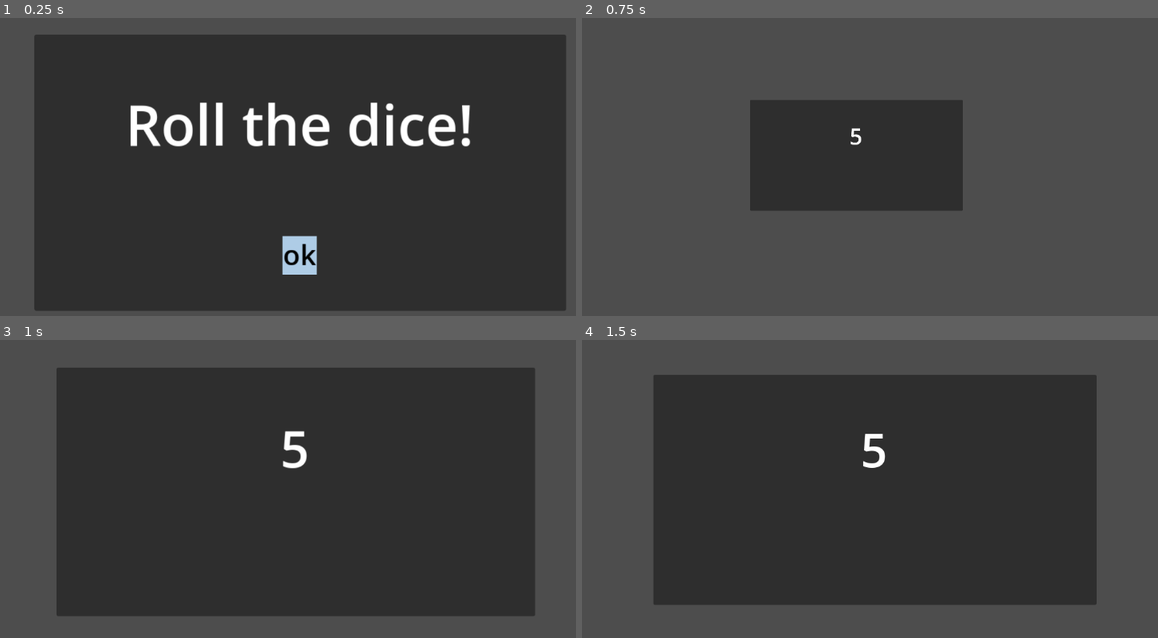
Above: before the commit, frames 1-4 (two rows, left to right).
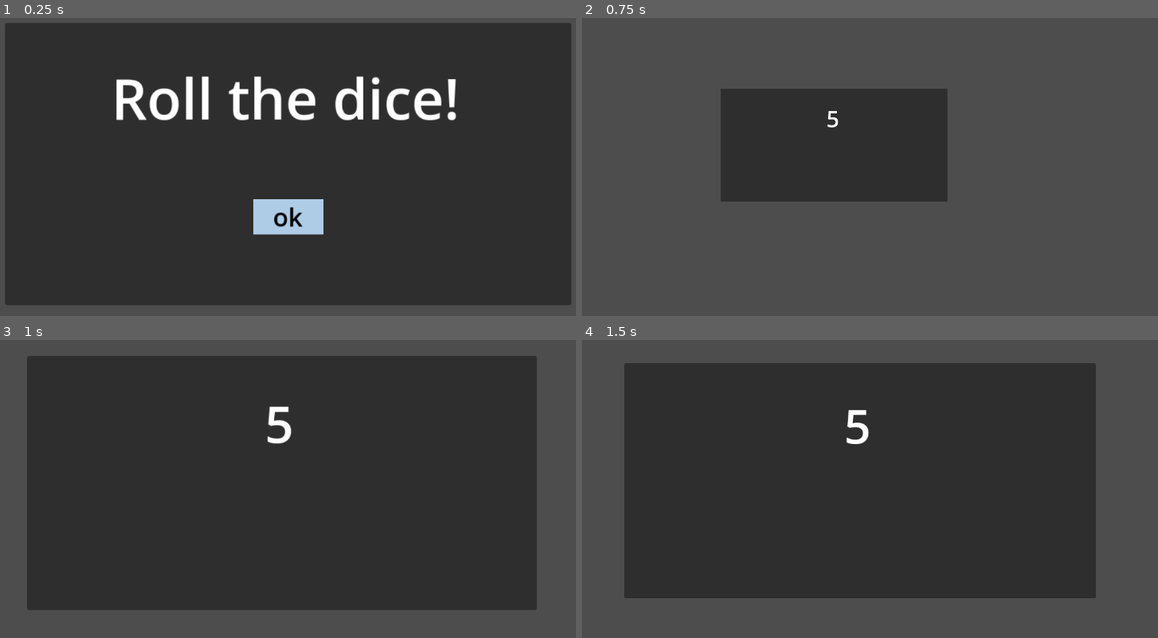
Above: after the commit, the same moments.

Repository: hfxbse/mparty
Game: Godot game, scene res://HUD/node_2d.tscn
The game is run twice, just before and just after one commit, with the same random seed, the same clock (stepped at 60 frames per second) and the same inputs. This scene is started directly instead of the project's main scene.
Inputs:
- Up to frame 1 (0.25 s): no input
- Up to frame 2 (0.75 s): click "ok" at 0.5 s
- Up to frame 3 (1 s): no input
- Up to frame 4 (1.5 s): no input

The runs differ from the first frame. In frame 1, 19% of the frame differs, in the area x 0-100%, y 1-99%; in frame 2, 5.3%; in frame 3, 10%; in frame 4, 9.2%.

Commit message:
Gridifying
Make all hud fit into a grid

Diff:
--- a/HUD/node_2d.tscn
+++ b/HUD/node_2d.tscn
@@ -31,10 +31,10 @@
 script = ExtResource("2_bfirb")
 
 [node name="Panel" type="Panel" parent="Dice"]
-offset_left = 184.0
-offset_top = 118.0
-offset_right = 986.0
-offset_bottom = 536.0
+offset_left = 131.0
+offset_top = 97.0
+offset_right = 985.0
+offset_bottom = 524.0
 scale = Vector2(1.2, 1.2)
 pivot_offset = Vector2(336, 166)
 
@@ -45,13 +45,13 @@
 anchor_top = 1.167
 anchor_right = 0.342
 anchor_bottom = 1.167
-offset_left = 100.037
-offset_top = -182.467
-offset_right = 152.037
-offset_bottom = -124.467
+offset_left = 81.932
+offset_top = -231.309
+offset_right = 187.932
+offset_bottom = -178.309
 theme_override_colors/font_color = Color(0, 0, 0, 1)
 theme_override_colors/font_hover_color = Color(0, 1, 0, 1)
-theme_override_font_sizes/font_size = 42
+theme_override_font_sizes/font_size = 38
 theme_override_styles/normal = SubResource("StyleBoxFlat_bbr11")
 action_mode = 0
 text = "ok"
@@ -63,10 +63,10 @@
 
 [node name="Label" type="Label" parent="Dice/Panel"]
 layout_mode = 0
-offset_left = 136.667
-offset_top = 63.3333
-offset_right = 661.667
-offset_bottom = 209.333
+offset_left = 160.167
+offset_top = 53.5
+offset_right = 685.167
+offset_bottom = 172.5
 theme_override_colors/font_color = Color(1, 1, 1, 1)
 theme_override_font_sizes/font_size = 85
 text = "Roll the dice!"
--- a/HUD/node_2dShop.tscn
+++ b/HUD/node_2dShop.tscn
@@ -31,18 +31,18 @@
 script = ExtResource("1_s4ujq")
 
 [node name="Panel" type="Panel" parent="ItemShop"]
-offset_left = 184.0
-offset_top = 118.0
-offset_right = 986.0
-offset_bottom = 536.0
+offset_left = 64.0
+offset_top = 64.0
+offset_right = 1088.0
+offset_bottom = 576.0
 pivot_offset = Vector2(336, 166)
 
 [node name="Label" type="Label" parent="ItemShop/Panel"]
 layout_mode = 0
-offset_left = 30.0
-offset_top = 59.0
-offset_right = 783.0
-offset_bottom = 205.0
+offset_left = 344.0
+offset_top = 64.0
+offset_right = 654.0
+offset_bottom = 122.0
 theme_override_colors/font_color = Color(1, 1, 1, 1)
 theme_override_font_sizes/font_size = 40
 text = "Select your item"
@@ -56,10 +56,10 @@
 anchor_top = 1.167
 anchor_right = 0.342
 anchor_bottom = 1.167
-offset_left = -170.284
-offset_top = -296.806
-offset_right = -35.284
-offset_bottom = -180.806
+offset_left = -190.208
+offset_top = -405.504
+offset_right = -62.208
+offset_bottom = -277.504
 pivot_offset = Vector2(43, 2)
 theme_override_colors/font_color = Color(0, 0, 0, 1)
 theme_override_colors/font_hover_color = Color(0, 1, 0, 1)
@@ -76,10 +76,10 @@
 anchor_top = 1.167
 anchor_right = 0.342
 anchor_bottom = 1.167
-offset_left = -21.284
-offset_top = -297.806
-offset_right = 113.716
-offset_bottom = -181.806
+offset_left = 1.79199
+offset_top = -405.504
+offset_right = 129.792
+offset_bottom = -277.504
 pivot_offset = Vector2(43, 2)
 theme_override_colors/font_color = Color(0, 0, 0, 1)
 theme_override_colors/font_hover_color = Color(0, 1, 0, 1)
@@ -96,10 +96,10 @@
 anchor_top = 1.167
 anchor_right = 0.342
 anchor_bottom = 1.167
-offset_left = 122.716
-offset_top = -296.806
-offset_right = 257.716
-offset_bottom = -180.806
+offset_left = 193.792
+offset_top = -405.504
+offset_right = 321.792
+offset_bottom = -277.504
 pivot_offset = Vector2(43, 2)
 theme_override_colors/font_color = Color(0, 0, 0, 1)
 theme_override_colors/font_hover_color = Color(0, 1, 0, 1)
@@ -116,10 +116,10 @@
 anchor_top = 1.167
 anchor_right = 0.342
 anchor_bottom = 1.167
-offset_left = 266.716
-offset_top = -296.806
-offset_right = 401.716
-offset_bottom = -180.806
+offset_left = 385.792
+offset_top = -405.504
+offset_right = 513.792
+offset_bottom = -277.504
 pivot_offset = Vector2(43, 2)
 theme_override_colors/font_color = Color(0, 0, 0, 1)
 theme_override_colors/font_hover_color = Color(0, 1, 0, 1)
@@ -136,10 +136,10 @@
 anchor_top = 1.167
 anchor_right = 0.342
 anchor_bottom = 1.167
-offset_left = 79.716
-offset_top = -155.806
-offset_right = 161.716
-offset_bottom = -97.806
+offset_left = 97.792
+offset_top = -213.504
+offset_right = 225.792
+offset_bottom = -149.504
 pivot_offset = Vector2(43, 2)
 theme_override_colors/font_color = Color(0, 0, 0, 1)
 theme_override_colors/font_hover_color = Color(0, 1, 0, 1)
--- a/HUD/node_2dWayDecision.tscn
+++ b/HUD/node_2dWayDecision.tscn
@@ -31,19 +31,19 @@
 script = ExtResource("1_t08r7")
 
 [node name="Panel" type="Panel" parent="WayDecision"]
-offset_left = 184.0
-offset_top = 118.0
-offset_right = 986.0
-offset_bottom = 536.0
+offset_left = 131.0
+offset_top = 97.0
+offset_right = 985.0
+offset_bottom = 524.0
 scale = Vector2(1.2, 1.2)
 pivot_offset = Vector2(336, 166)
 
 [node name="Label" type="Label" parent="WayDecision/Panel"]
 layout_mode = 0
-offset_left = 30.0
-offset_top = 59.0
-offset_right = 783.0
-offset_bottom = 205.0
+offset_left = 280.167
+offset_top = 53.5
+offset_right = 561.167
+offset_bottom = 106.5
 theme_override_colors/font_color = Color(1, 1, 1, 1)
 theme_override_font_sizes/font_size = 36
 text = "Select your way!"
@@ -57,14 +57,14 @@
 anchor_top = 1.167
 anchor_right = 0.342
 anchor_bottom = 1.167
-offset_left = -15.284
-offset_top = -241.806
-offset_right = 119.716
-offset_bottom = -183.806
+offset_left = -78.068
+offset_top = -284.309
+offset_right = 81.932
+offset_bottom = -231.309
 pivot_offset = Vector2(43, 2)
 theme_override_colors/font_color = Color(0, 0, 0, 1)
 theme_override_colors/font_hover_color = Color(0, 1, 0, 1)
-theme_override_font_sizes/font_size = 42
+theme_override_font_sizes/font_size = 38
 theme_override_styles/normal = SubResource("StyleBoxFlat_d4yfg")
 action_mode = 0
 text = "<--"
@@ -76,13 +76,13 @@
 anchor_top = 1.167
 anchor_right = 0.342
 anchor_bottom = 1.167
-offset_left = 55.716
-offset_top = -173.806
-offset_right = 216.716
-offset_bottom = -107.806
+offset_left = 27.932
+offset_top = -178.309
+offset_right = 240.932
+offset_bottom = -125.309
 theme_override_colors/font_color = Color(0, 0, 0, 1)
 theme_override_colors/font_hover_color = Color(0, 1, 0, 1)
-theme_override_font_sizes/font_size = 42
+theme_override_font_sizes/font_size = 38
 theme_override_styles/normal = SubResource("StyleBoxFlat_d4yfg")
 action_mode = 0
 text = "forward"
@@ -94,14 +94,14 @@
 anchor_top = 1.167
 anchor_right = 0.342
 anchor_bottom = 1.167
-offset_left = 152.716
-offset_top = -241.806
-offset_right = 287.716
-offset_bottom = -183.806
+offset_left = 187.932
+offset_top = -284.309
+offset_right = 347.932
+offset_bottom = -231.309
 pivot_offset = Vector2(43, 2)
 theme_override_colors/font_color = Color(0, 0, 0, 1)
 theme_override_colors/font_hover_color = Color(0, 1, 0, 1)
-theme_override_font_sizes/font_size = 42
+theme_override_font_sizes/font_size = 38
 theme_override_styles/normal = SubResource("StyleBoxFlat_d4yfg")
 action_mode = 0
 text = "-->"
